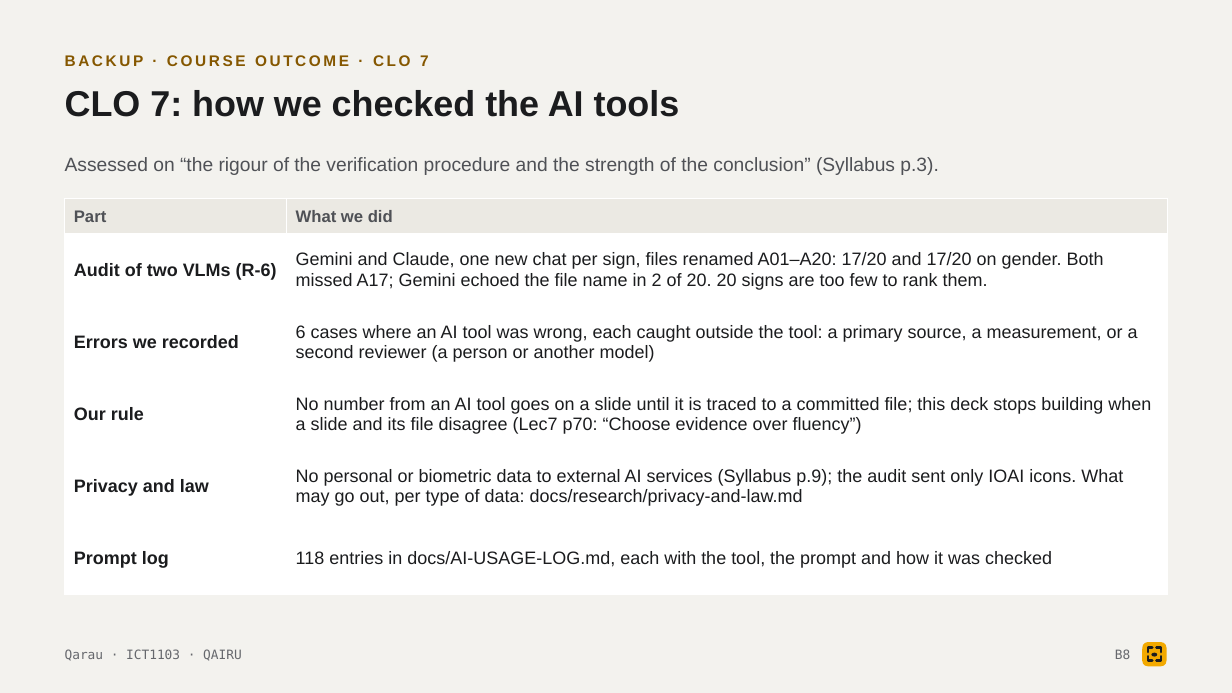
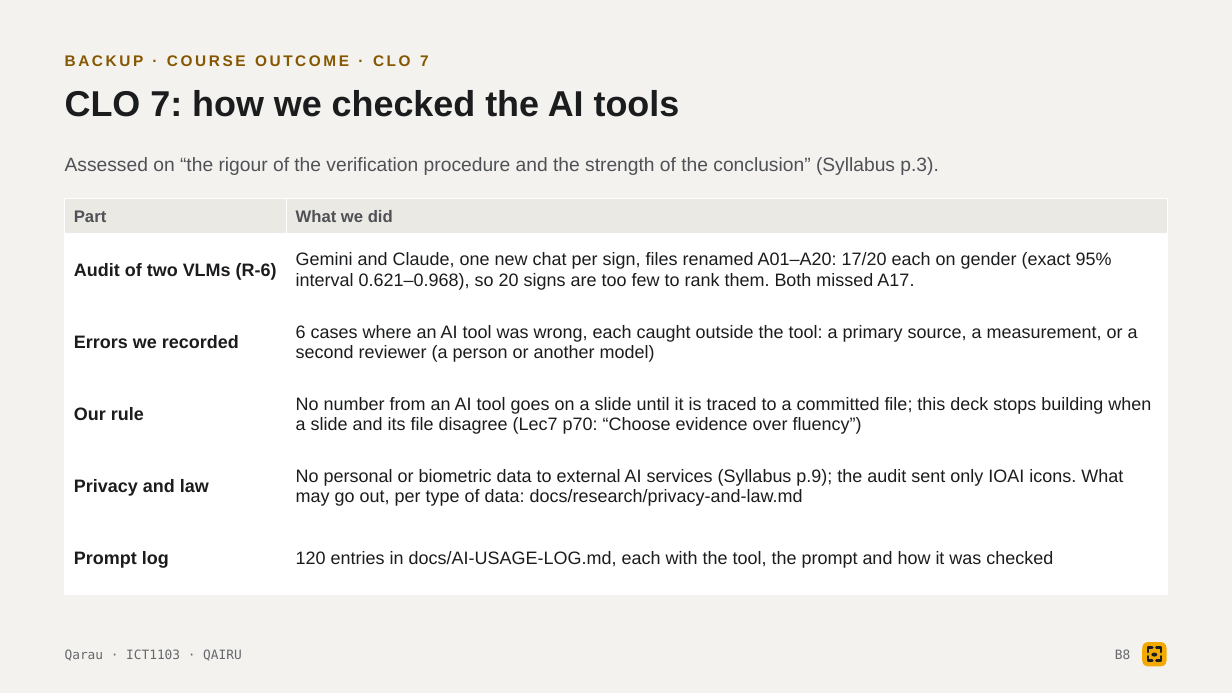
Before and after one commit to tairqaldy/jolscan-ict-final-1st-trimester, a slide deck: slide 20 of docs/deck/qarau-defense-deck.pptx. Drawn at 1232x693 pixels with LibreOffice and Linux fonts; fonts in the diff are those of the drawing. Boxes give left, top, right and bottom in pixels: in the first picture for what was removed or moved away, otherwise in the second. Text is boxed around its words. In the diff, an @@ line names an element or a change of style, - is before the commit and + after.

```diff
--- a/docs/deck/qarau-defense-deck.pptx
+++ b/docs/deck/qarau-defense-deck.pptx
@@ table at [65, 199, 1167, 594] @@
-row 2, column 2: Gemini and Claude, one new chat per sign, files renamed A01–A20: 17/20 and 17/20 on gender. Both missed A17; Gemini echoed the file name in 2 of 20. 20 signs are too few to rank them.
+row 2, column 2: Gemini and Claude, one new chat per sign, files renamed A01–A20: 17/20 each on gender (exact 95% interval 0.621–0.968), so 20 signs are too few to rank them. Both missed A17.
-row 6, column 2: 118 entries in docs/AI-USAGE-LOG.md, each with the tool, the prompt and how it was checked
+row 6, column 2: 120 entries in docs/AI-USAGE-LOG.md, each with the tool, the prompt and how it was checked
```
Also in this commit, not shown: 1 other slide changed, 5 other files.
